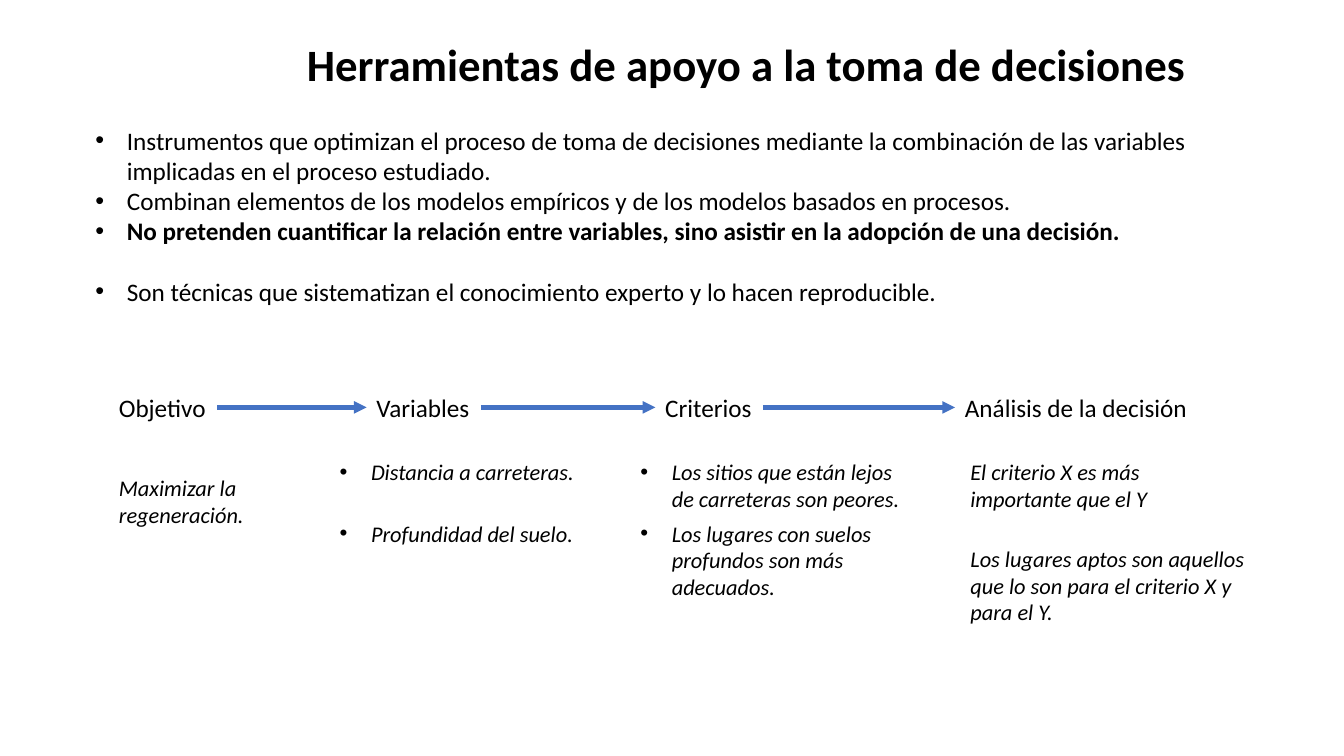
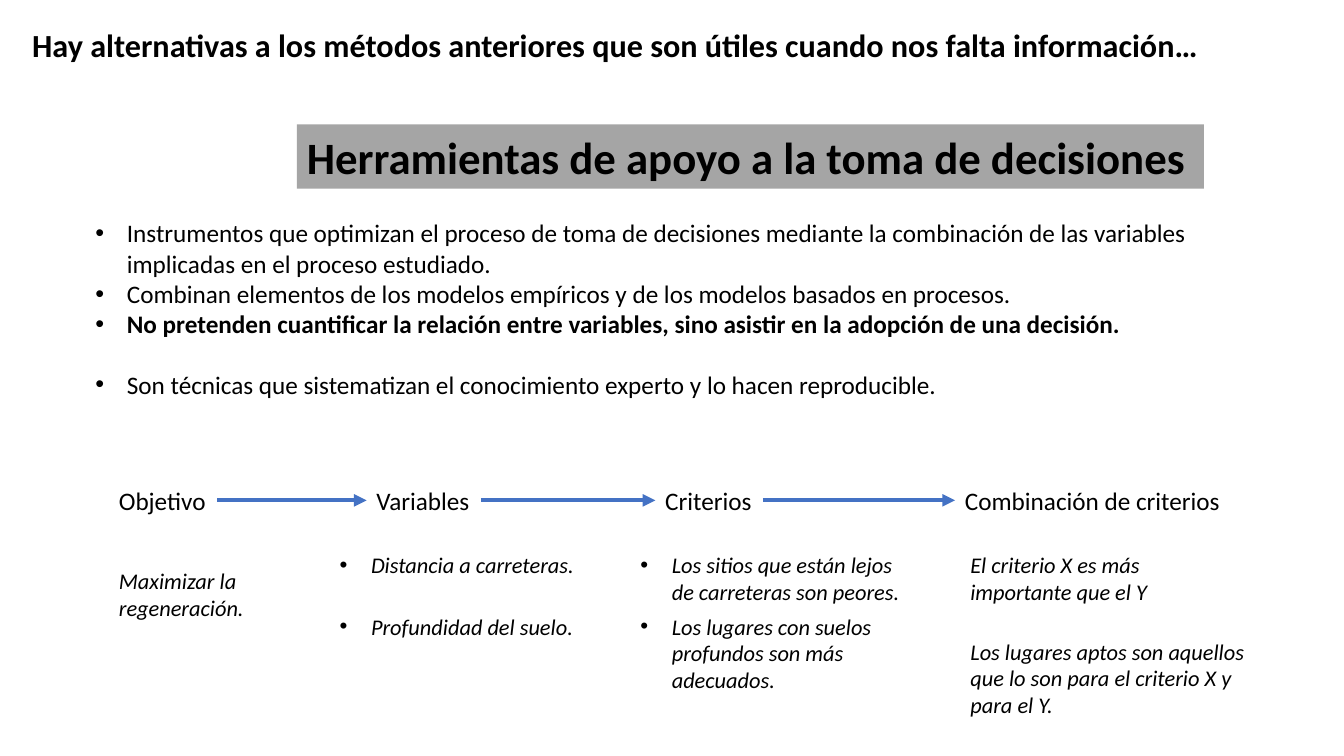
Before and after one commit to aprendiendo-cosas/TP_integracion_final_ecoinf_ugr, a slide deck: slide 3 of presentacion/presentacion_agregacion.pptx. Drawn at 1344x756 pixels with LibreOffice and Linux fonts; fonts in the diff are those of the drawing. Boxes give left, top, right and bottom in pixels: in the first picture for what was removed or moved away, otherwise in the second. Text is boxed around its words. In the diff, an @@ line names an element or a change of style, - is before the commit and + after.

Commit message:
Subir imágenes métodos integración.

```diff
--- a/presentacion/presentacion_agregacion.pptx
+++ b/presentacion/presentacion_agregacion.pptx
@@ text added at <box>32,34,1197,62</box>, 23 pt, text #000000, bold @@
+Hay alternativas a los métodos anteriores que son útiles cuando nos falta información…
@@ rectangle "Herramientas de apoyo a la ..." at <box>297,124,1205,189</box>: fill none to #A5A5A5 @@
@@ 8 texts, 3 arrows, 1 rectangle: place and size @@
-8 texts, 3 arrows, 1 rectangle at <box>119,49,1245,624</box>
+8 texts, 3 arrows, 1 rectangle at <box>119,124,1245,717</box>
@@ text at <box>965,492,1220,511</box>: text changed @@
-Análisis de la decisión
+Combinación de criterios
@@ 3 texts: place and size @@
-3 texts at <box>371,464,1147,511</box>
+3 texts at <box>371,557,1147,604</box>
```
Also in this commit, not shown: 3 slides added, 5 other files.
